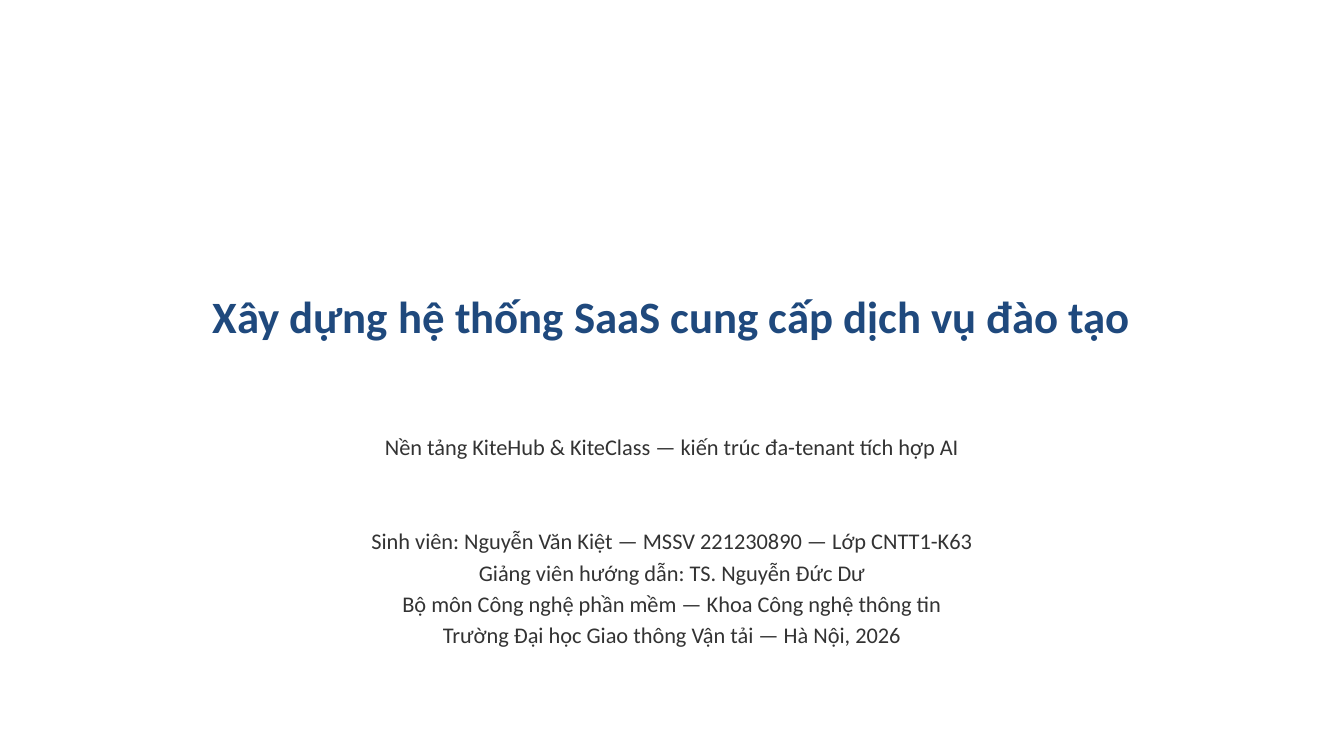
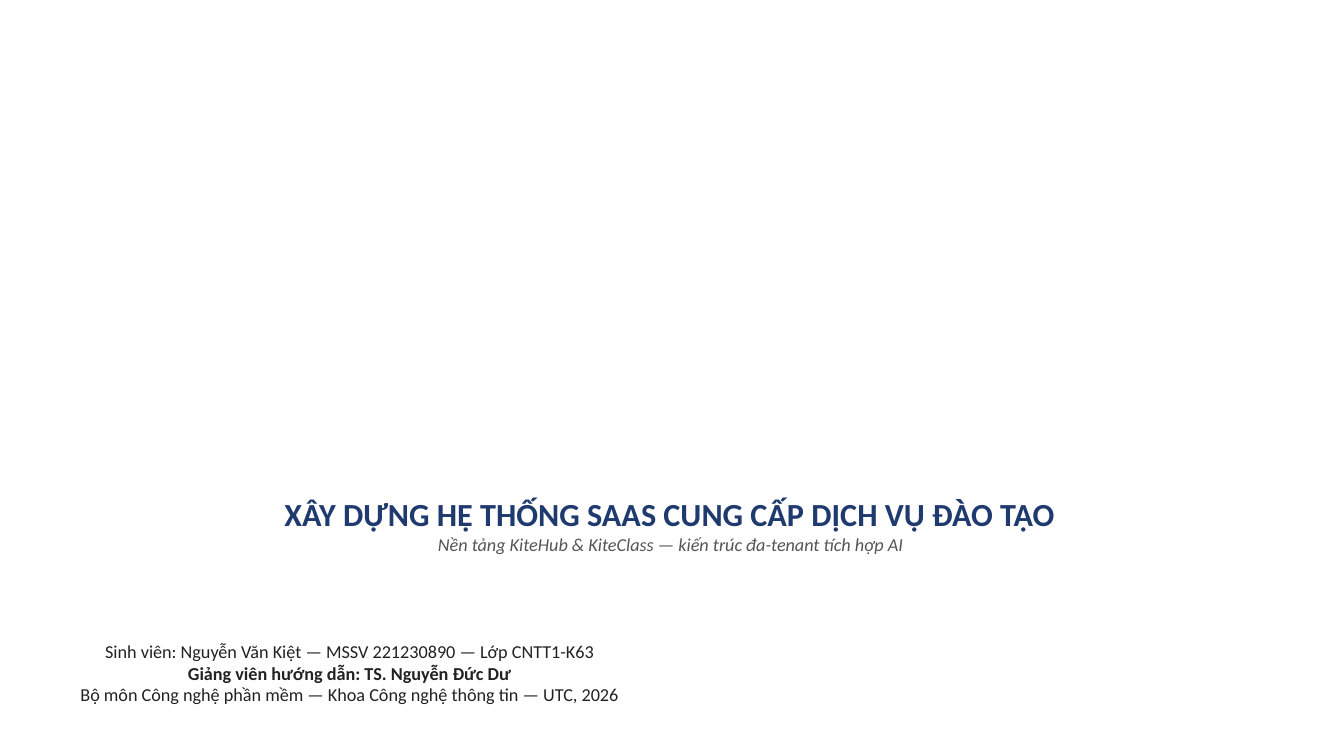
Before and after one commit to VictorAurelius/2026-Kite-Class-Platform, a slide deck: slide 1 of documents/08-thesis/defense/KiteHub-baove-khoaluan-20slide.pptx. Drawn at 1344x756 pixels with LibreOffice and Linux fonts; fonts in the diff are those of the drawing; background and template pictures are left out. Boxes give left, top, right and bottom in pixels: in the first picture for what was removed or moved away, otherwise in the second. Text is boxed around its words. In the diff, an @@ line names an element or a change of style, - is before the commit and + after.

Commit message:
docs(thesis): defense deck v3 — áp thiết kế template UTC + bỏ phụ lục
- Áp 3 ảnh nền template UTC (bìa ảnh trường / nội dung band xanh + logo /
  kết thúc header) vào background cấp slide; tiêu đề đặt dưới band
- Bỏ toàn bộ phụ lục — nội dung trình bày hết ở 22 slide chính
- Verify thị giác bằng mini-renderer PIL (LibreOffice WSL hỏng): bìa + nội
  dung + section đều đúng layout, 0 overflow, 18 ảnh figure thật

```diff
--- a/documents/08-thesis/defense/KiteHub-baove-khoaluan-20slide.pptx
+++ b/documents/08-thesis/defense/KiteHub-baove-khoaluan-20slide.pptx
@@ text at <box>385,438,959,459</box>: paragraph removed @@
-Nền tảng KiteHub & KiteClass — kiến trúc đa-tenant tích hợp AI
@@ text "XÂY DỰNG HỆ THỐNG SAAS ..." at <box>284,499,1054,554</box>: vertical alignment middle to top @@
@@ text at <box>284,499,1054,554</box>: text changed; size 32 to 13 pt; text colour #1F497D to #555555; bold off; italic on @@
-Xây dựng hệ thống SaaS cung cấp dịch vụ đào tạo
+XÂY DỰNG HỆ THỐNG SAAS CUNG CẤP DỊCH VỤ ĐÀO TẠO
+Nền tảng KiteHub & KiteClass — kiến trúc đa-tenant tích hợp AI
@@ text "Sinh viên: Nguyễn Văn Kiệt ...": place and size @@
-text "Sinh viên: Nguyễn Văn Kiệt ..." at <box>371,438,972,647</box>
+text "Sinh viên: Nguyễn Văn Kiệt ..." at <box>80,643,619,704</box>
@@ text at <box>105,643,594,683</box>: size 16 to 13 pt, text colour #333333 to #222222 in "Sinh viên: Nguyễn Văn Kiệt — MSSV ...", "Giảng viên hướng dẫn: TS. Nguyễn Đức ..."; bold on in "Giảng viên hướng dẫn: TS. Nguyễn Đức ..."; less space between paragraphs @@
@@ text at <box>80,687,619,704</box>: text changed; size 16 to 13 pt; text colour #333333 to #222222 @@
-Bộ môn Công nghệ phần mềm — Khoa Công nghệ thông tin
-Trường Đại học Giao thông Vận tải — Hà Nội, 2026
+Bộ môn Công nghệ phần mềm — Khoa Công nghệ thông tin — UTC, 2026
```
Also in this commit, not shown: 21 other slides changed, 5 slides removed, 5 other files.
